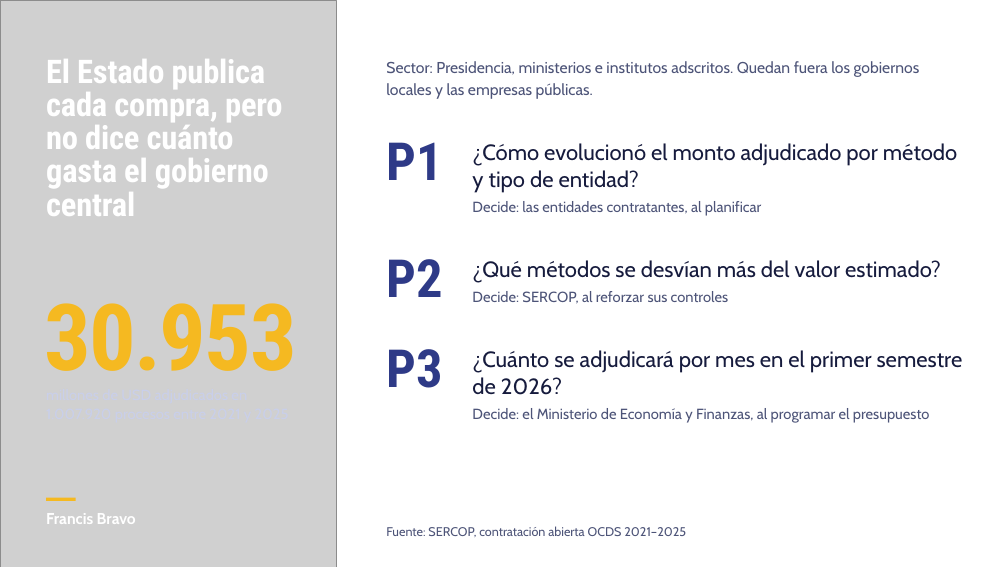
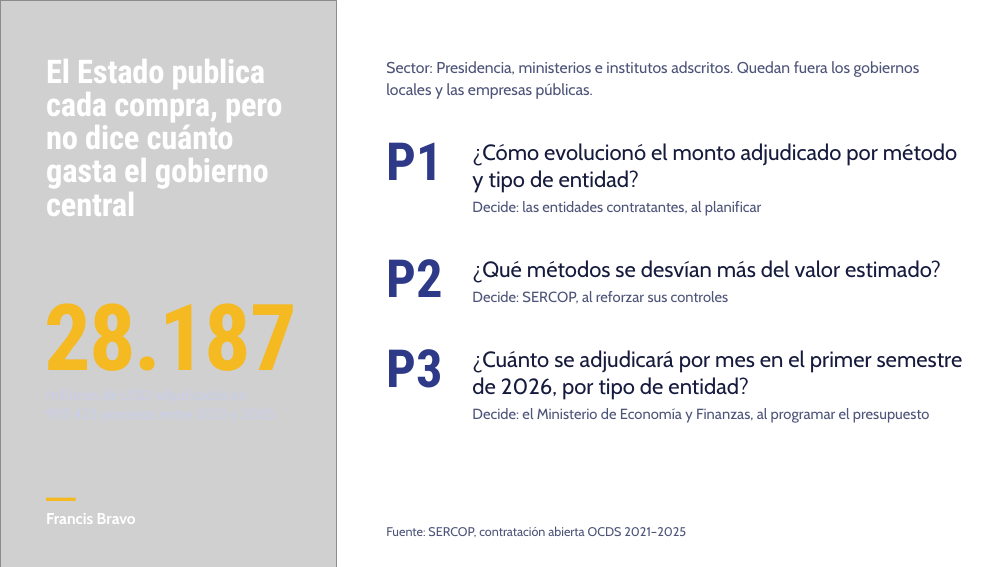
Before and after one commit to Vladimirjon/ec-gov-procurement-dw, a slide deck: slide 2 of deliverables/h3/H3PresentacionBravoFreireGuajanPasquelTorres.pptx. Drawn at 1008x567 pixels with LibreOffice and Linux fonts; fonts in the diff are those of the drawing; grey boxes stand for pictures. Boxes give left, top, right and bottom in pixels: in the first picture for what was removed or moved away, otherwise in the second. Text is boxed around its words. In the diff, an @@ line names an element or a change of style, - is before the commit and + after.

```diff
--- a/deliverables/h3/H3PresentacionBravoFreireGuajanPasquelTorres.pptx
+++ b/deliverables/h3/H3PresentacionBravoFreireGuajanPasquelTorres.pptx
@@ text at (x1=44, y1=303, x2=297, y2=371): text changed @@
-30.953
+28.187
@@ text at (x1=472, y1=350, x2=963, y2=400): text changed @@
-¿Cuánto se adjudicará por mes en el primer semestre de 2026?
+¿Cuánto se adjudicará por mes en el primer semestre de 2026, por tipo de entidad?
```
Also in this commit, not shown: 3 other slides changed, 6 other files.
